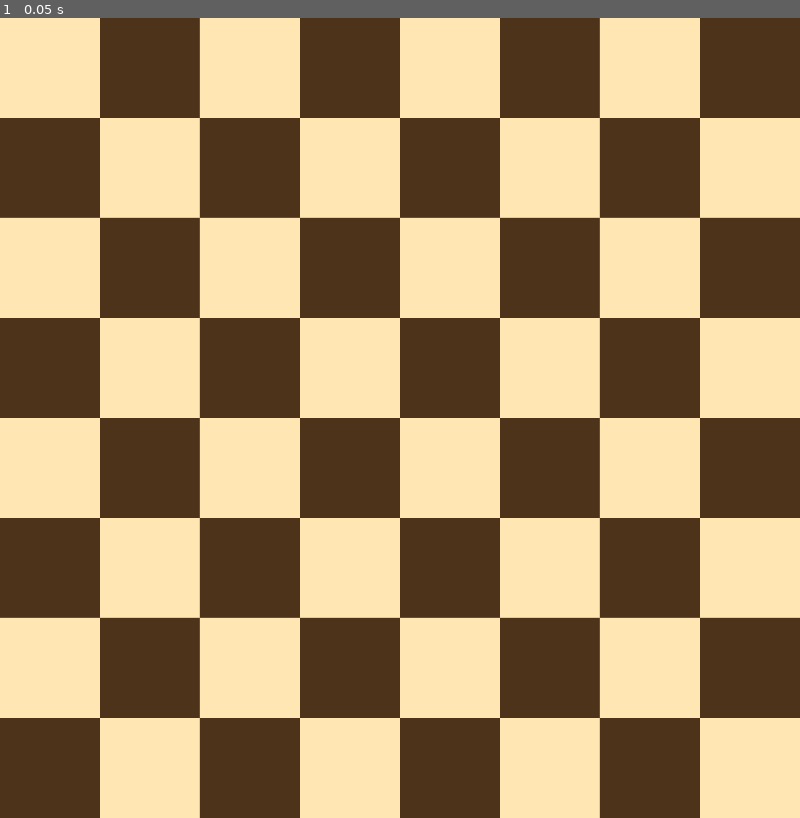
Above: before the commit, frame 1.
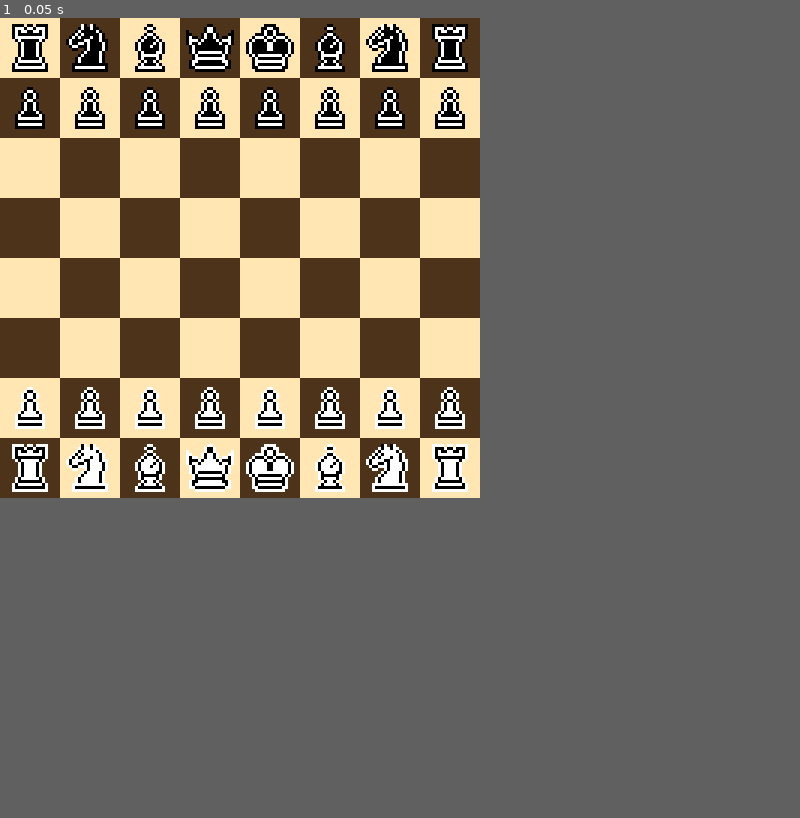
Above: after the commit, the same moment.

Repository: sj6258/chess
Game: Godot game, scene res://scene/game.tscn
Two runs of this game, one before a commit and one after it. Both use one fixed random seed, a clock stepped at 60 frames per second and the inputs below.
Inputs:
- Up to frame 1 (0.05 s): no input
The window is 800x800 before the commit and 480x480 after it. Grey fills any space a smaller window leaves; there, only what the larger window draws over its background counts as a difference.

The runs differ from the first frame. In frame 1, 53% of the frame differs, in the area x 0-100%, y 0-100%.

Commit message:
worked on the mechanincs, the pawn turns to queen at the end and also made the game turn based

Diff:
--- a/project.godot
+++ b/project.godot
@@ -21,14 +21,21 @@
 
 [display]
 
-window/size/viewport_width=1440
-window/size/viewport_height=1440
+window/size/viewport_width=480
+window/size/viewport_height=480
 window/stretch/mode="canvas_items"
-window/stretch/scale=3.0
 
 [editor_plugins]
 
 enabled=PackedStringArray("res://addons/godot_super-wakatime/plugin.cfg")
+
+[input]
+
+left_click={
+"deadzone": 0.2,
+"events": [Object(InputEventMouseButton,"resource_local_to_scene":false,"resource_name":"","device":-1,"window_id":0,"alt_pressed":false,"shift_pressed":false,"ctrl_pressed":false,"meta_pressed":false,"button_mask":0,"position":Vector2(0, 0),"global_position":Vector2(0, 0),"factor":1.0,"button_index":1,"canceled":false,"pressed":false,"double_click":false,"script":null)
+]
+}
 
 [rendering]
 
--- a/scripts/board.gd
+++ b/scripts/board.gd
@@ -12,6 +12,7 @@
 # Called when the node enters the scene tree for the first time.
 func _ready() -> void:
 	draw_board()
+	init_pieces()
 
 
 func draw_board():
@@ -29,3 +30,102 @@
 	)
 	rect.z_index = -100
 	add_child(rect)
+
+func init_pieces():
+	for piece_tuple in Globals.INITIAL_PIECE_SET_SINGLE:
+		var piece_type = piece_tuple[0]
+		var black_piece_pos = Vector2(piece_tuple[1], piece_tuple[2])
+		var white_piece_pos = Vector2(piece_tuple[1],8 - 1 - piece_tuple[2])
+
+		var black_piece = piece_scene.instantiate()
+		add_child(black_piece)
+		black_piece.init_piece(
+			piece_type,
+			Globals.COLORS.BLACK,
+			black_piece_pos,
+			self
+		)
+		pieces.append(black_piece)
+
+		var white_piece = piece_scene.instantiate()
+		add_child(white_piece)
+		white_piece.init_piece(
+			piece_type,
+			Globals.COLORS.WHITE,
+			white_piece_pos,
+			self
+		)
+		pieces.append(white_piece)
+
+		if piece_type == Globals.PIECE_TYPES.KING:
+			register_king(white_king_pos, Globals.COLORS.WHITE)
+			register_king(black_king_pos, Globals.COLORS.BLACK)
+
+func register_king(pos, col):
+	match col:
+		Globals.COLORS.WHITE:
+			white_king_pos = pos
+		Globals.COLORS.BLACK:
+			black_king_pos = pos
+
+func get_piece(pos: Vector2):
+	for piece in pieces:
+		if piece.board_position == pos:
+			return piece
+
+func delete_piece(piece):
+	for i in range(len(pieces)):
+		if pieces[i] == piece:
+			var popped = pieces.pop_at(i)
+			popped.queue_free()
+			return
+
+func beam_search_threat(own_color, cur_x, cur_y, inc_x, inc_y):
+
+
+	var threat_pos = []
+
+	cur_x += inc_x
+	cur_y += inc_y
+
+	while cur_x >= 0 and cur_x < 8 and cur_y >= 0  and cur_y < 8:
+		var cur_pos = Vector2(cur_x, cur_y)
+		var cur_piece = get_piece(cur_pos)
+		if cur_pos != null :
+			if cur_piece.color != own_color:
+				threat_pos.append(cur_pos)
+			break
+		threat_pos.append(cur_pos)
+		cur_x += inc_x
+		cur_y += inc_y
+
+	return threat_pos
+
+func spot_search_threat(
+	own_color,
+	 cur_x, cur_y,
+	 inc_x, inc_y,
+	threat_only = false,free_only = false
+):
+	cur_x += inc_x
+	cur_y += inc_y
+
+	if cur_x >= 8 or cur_x < 0 or cur_y >= 8 or cur_y < 0:
+		return
+
+
+	var cur_pos = Vector2(cur_x, cur_y)
+	var cur_piece = get_piece(cur_pos)
+
+	if cur_piece != null:
+		if free_only:
+			return
+		return cur_pos if cur_piece.color != own_color else null
+	return cur_pos if threat_only else null
+
+func cllone():
+	var board = self.duplicate()
+	for i in range(len(pieces)):
+		var piece = pieces[i].clone(board)
+		board.pieces[i] = piece
+	return board
--- a/scripts/game.gd
+++ b/scripts/game.gd
@@ -1,11 +1,60 @@
 extends Node2D
 
+var player_color;
+var status;
+var player2_type;
 
-# Called when the node enters the scene tree for the first time.
-func _ready() -> void:
-	pass # Replace with function body.
+var is_dragging : bool;
+var selected_piece = null;
+var previous_position = null;
+
+@onready var board = $Board;
 
 
-# Called every frame. 'delta' is the elapsed time since the previous frame.
-func _process(delta: float) -> void:
-	pass
+func _ready() -> void:
+	init_game()
+
+func _input(event):
+	if Input.is_action_just_pressed("left_click"):
+		var pos = get_pos_under_mouse()
+		selected_piece = board.get_piece(pos)
+		if selected_piece == null or selected_piece.color != status:
+			return
+		is_dragging = true
+		previous_position = selected_piece.position
+		selected_piece.z_index = 100
+	elif event is InputEventMouseMotion and is_dragging:
+		selected_piece.position = get_global_mouse_position()
+	elif Input.is_action_just_released("left_click") and is_dragging:
+		var is_valid_move = drop_piece()
+		if !is_valid_move:
+			selected_piece.position = previous_position
+		selected_piece.z_index = 1
+		selected_piece = null
+		is_dragging = false
+
+func init_game() :
+	is_dragging = false
+	player_color = Globals.COLORS.WHITE
+	status = Globals.COLORS.WHITE
+	player2_type = Globals.PLAYER_2_TYPE.HUMAN
+
+func get_pos_under_mouse():
+	var pos = get_global_mouse_position()
+	pos.x = int(pos.x / 60)
+	pos.y = int(pos.y / 60)
+	return pos
+
+func drop_piece():
+	var to_move = get_pos_under_mouse()
+	if valid_move(selected_piece.position, to_move):
+		var dest_piece = board.get_piece(to_move)
+		if dest_piece != null and dest_piece.color != selected_piece.color:
+			board.delete_piece(dest_piece)
+		selected_piece.move_position(to_move)
+		status = Globals.COLORS.BLACK if status == Globals.COLORS.WHITE else Globals.COLORS.WHITE
+		return true
+	return false
+
+func valid_move(from_pos , to_pos):
+	return true
--- a/scripts/piece.gd
+++ b/scripts/piece.gd
@@ -1,11 +1,69 @@
 extends Node2D
 
+@onready var sprite_2d: Sprite2D = $Sprite2D
 
-# Called when the node enters the scene tree for the first time.
-func _ready() -> void:
-	pass # Replace with function body.
+const SPRITE_SIZE = 16
+const CELL_SIZE = 60
+
+const X_OFFSET = 30
+const Y_OFFSET = 30
+
+@export var piece_type : Globals.PIECE_TYPES
+@export var color : Globals.COLORS
+@export var board_position : Vector2
+
+var board_handle;
+
+@export var moved : bool;
+
+func init_piece(
+	type : Globals.PIECE_TYPES,
+	col : Globals.COLORS,
+	board_pos: Vector2,
+	board
+):
+	piece_type = type
+	color = col
+	board_position = board_pos
+	board_handle = board
+	moved = false
+
+	update_sprite()
+
+	position = Vector2(
+		X_OFFSET + board_position[0] * CELL_SIZE,
+		Y_OFFSET + board_position[1] * CELL_SIZE,
+	)
+
+func update_sprite():
+	if sprite_2d:
+		var region_pos = Globals.SPRITE_MAPPING[color][piece_type]
+		sprite_2d.region_rect = Rect2(
+			region_pos.y * SPRITE_SIZE,
+			region_pos.x * SPRITE_SIZE,
+			SPRITE_SIZE,
+			SPRITE_SIZE
+		)
+
+func move_position(to_move: Vector2):
+	moved = true
+	board_position = to_move
+	position =  Vector2(
+		X_OFFSET + board_position[0] * CELL_SIZE,
+		Y_OFFSET + board_position[1] * CELL_SIZE,
+	)
+	if piece_type == Globals.PIECE_TYPES.KING:
+		board_handle.register_king(board_position, color)
 
 
-# Called every frame. 'delta' is the elapsed time since the previous frame.
-func _process(delta: float) -> void:
-	pass
+	if piece_type == Globals.PIECE_TYPES.PAWN and (
+		(color == Globals.COLORS.BLACK and to_move[1] == 7) or
+		(color == Globals.COLORS.WHITE and to_move[1] == 0)
+	):
+		piece_type = Globals.PIECE_TYPES.QUEEN
+		update_sprite()
+
+func clone(_board):
+	var piece = self.duplicate()
+	piece.board_handle = _board
+	return piece
